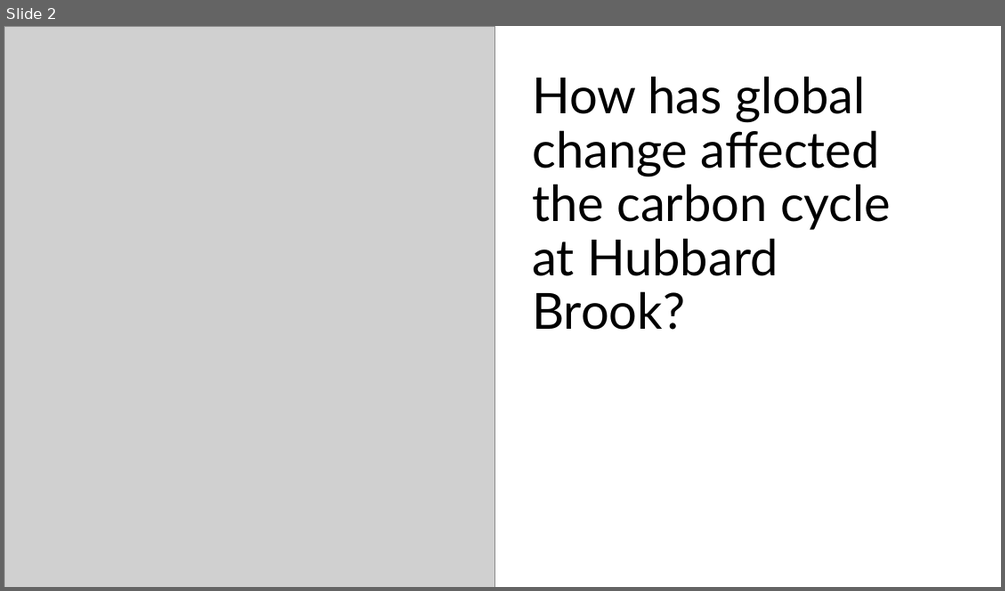
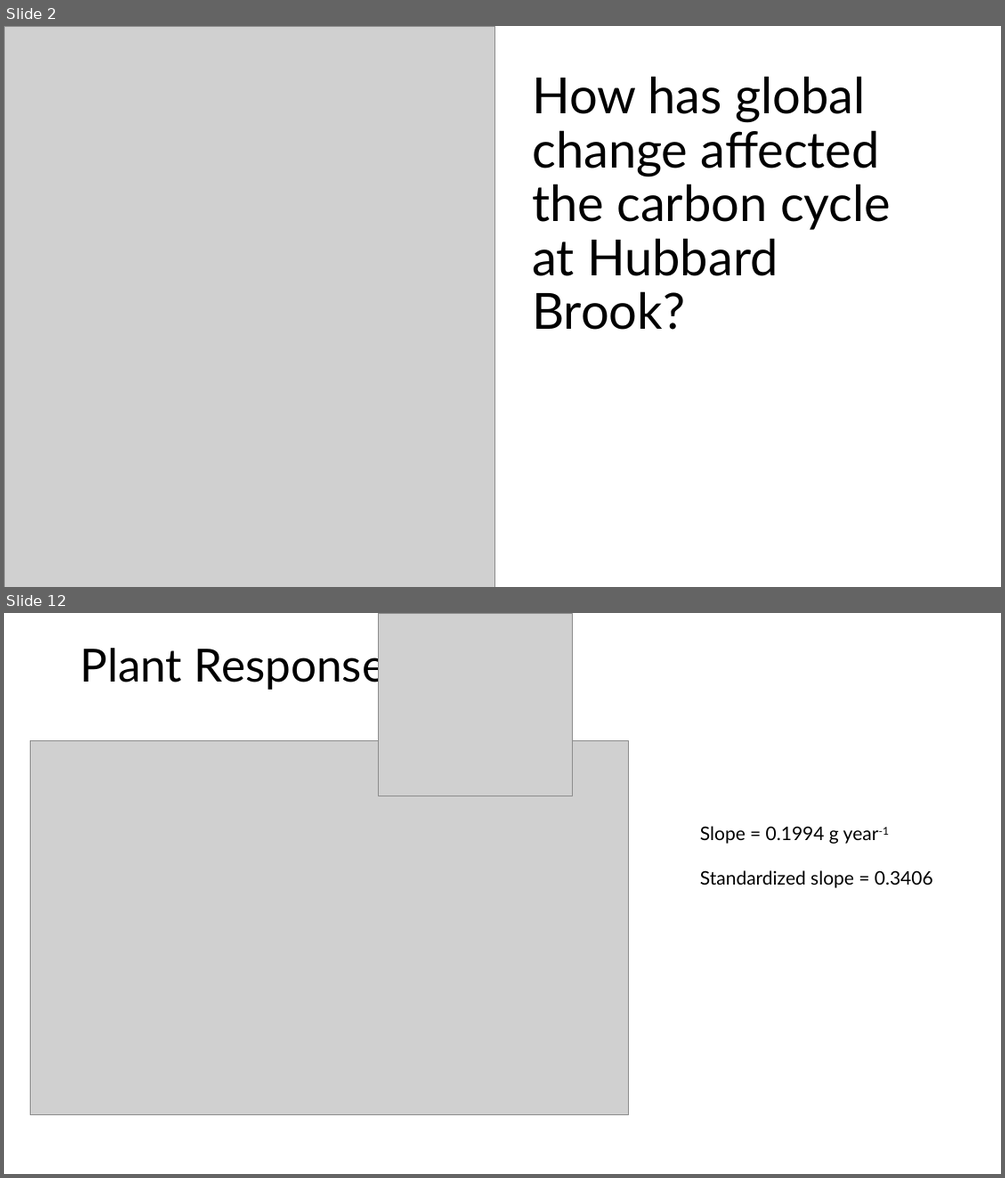
Before and after one commit to CaitlinPries/HB-Temporal-Carbon, a slide deck: Temporal C HB Meeting.pptx. Shown one above the other, each under a label of ours: slide 2 before the commit, slides 2 and 12 after it; the slides between them are not shown. The pictures are 1005x591 and 1005x1178 pixels, drawn with LibreOffice and Linux fonts; fonts in the diff are those of the drawing; grey boxes stand for pictures; background and template pictures are left out. Boxes give left, top, right and bottom in pixels: in the first picture for what was removed or moved away, otherwise in the second. Text is boxed around its words. In the diff, an @@ line names an element or a change of style, - is before the commit and + after.

Commit message:
More updates for meeting
Added more standardized graphs and prelim analyses for the presentation at the HB annual meeting

```diff
--- a/Temporal C HB Meeting.pptx
+++ b/Temporal C HB Meeting.pptx
@@ slide 12 added at [4, 613, 1001, 1174], background #FFFFFF @@
@@ picture added at [378, 613, 573, 795] @@
@@ title added at [80, 642, 386, 690], 44 pt, text #000000 @@
+Plant Response
@@ picture added at [30, 741, 629, 1115] @@
@@ text added at [700, 826, 933, 888], 18 pt, text #000000 @@
+Slope = 0.1994 g year-1
+Standardized slope = 0.3406
```
Also in this commit, not shown: 6 slides changed, 6 other slides added, 6 slides removed, 14 other files.
